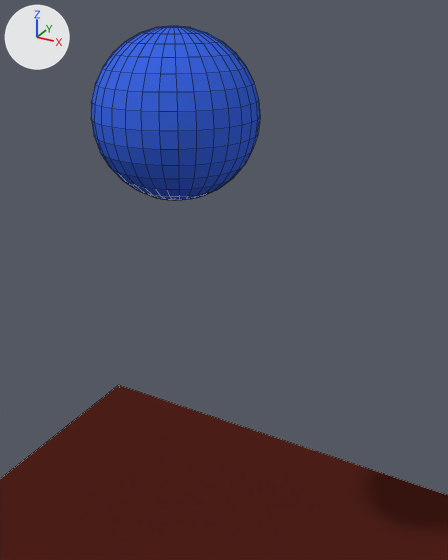
Renders of the Blender file Escenas/pelotita.blend from each side of a commit.
Both versions are drawn from a 50 mm lens placed at (4.15, -6.37, 8.76), pointed at (0.64, 0.02, 5.56). The lights are fixed; the arrows at upper left show +X, +Y and +Z. Both versions are drawn at frame 9 of the action 'SphereAction'; the numbers are the values there. Mesh edges are drawn as thin lines.

Before the edit, the objects in view are built like this:
```python
me_plane = bpy.data.meshes.new('Plane')
me_plane.from_pydata([(-1.0, -1.0, 0.0), (1.0, -1.0, 0.0), (-1.0, 1.0, 0.0), (1.0, 1.0, 0.0)], [], [(0, 1, 3, 2)])
me_plane.materials.append(mat_material_001)  # dark red #4e2019
me_sphere = bpy.data.meshes.new('Sphere')
me_sphere.from_pydata(...)  # a UV sphere (32 segments, 16 rings, poles along z) spanning x -1.0..1.0, y -1.0..1.0, z -1.0..1.0
me_sphere.materials.append(mat_material_002)  # blue #3d68e7
ob_plane = bpy.data.objects.new('Plane', me_plane)
ob_plane.location = (0.0, 0.0, 0.0)
ob_plane.scale = (4.62, 4.06, 2.32)
_m = ob_plane.modifiers.new('Solidify', 'SOLIDIFY')
_m.thickness = 0.237
_m.nonmanifold_thickness_mode = 'FIXED'
_m.nonmanifold_merge_threshold = 0.0003
ob_sphere = bpy.data.objects.new('Sphere', me_sphere)
ob_sphere.location = (0.0, 0.0, 7.57)
```
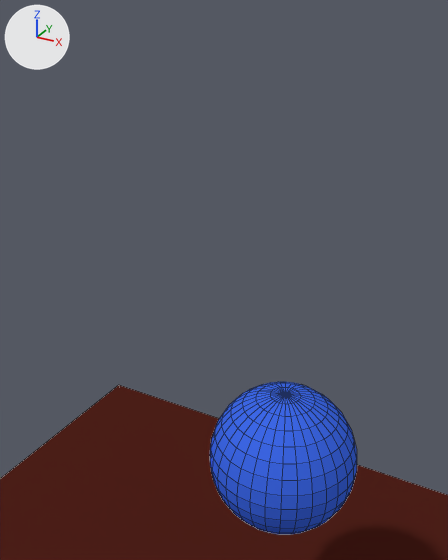
What differs and where, as boxes [x1, y1, x2, y2] in the pictures (448 x 560 px):
'Sphere', moved
    before: [91, 26, 260, 200]
    after: [210, 382, 357, 535]

The change in detail:
Object 'Sphere' (ob_sphere) moves from (0.0, 0.0, 7.57) to (1.57, 0.0, 3.15).
